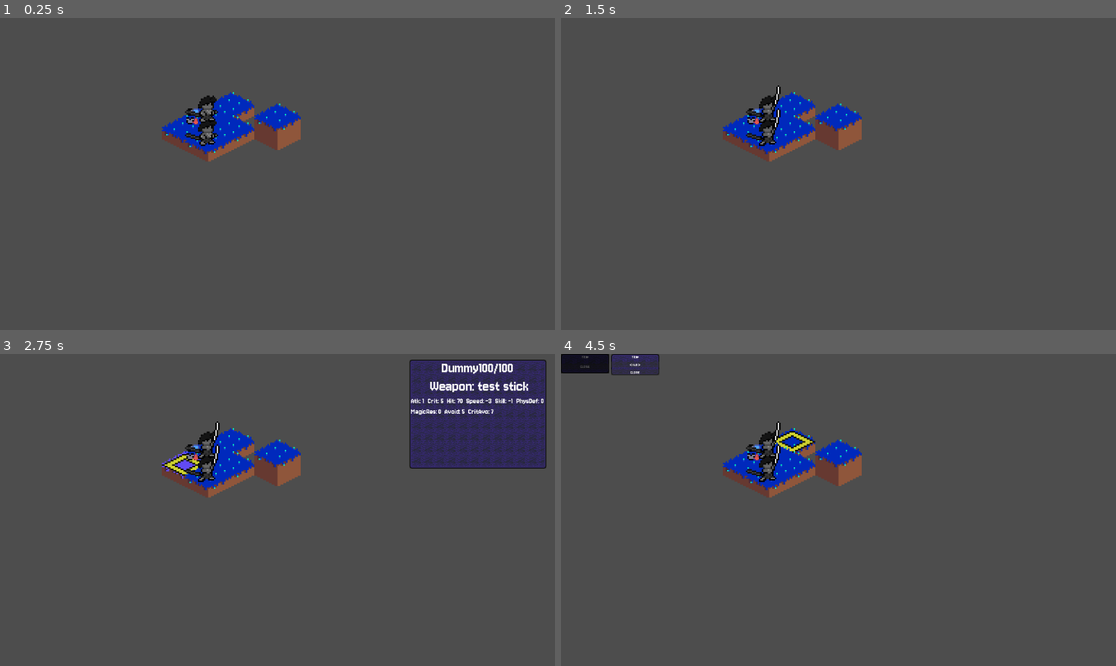
Above: before the commit, frames 1-4 (two rows, left to right).
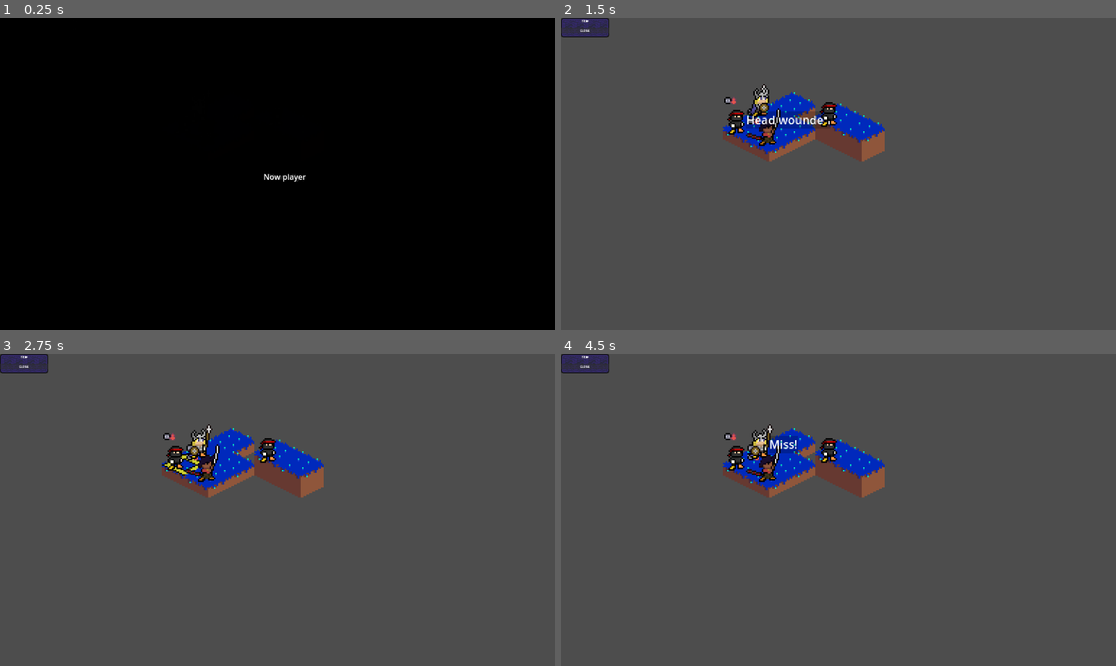
Above: after the commit, the same moments.

Repository: Puffe14/godot-breaker-srpg
Game: Godot game, scene res://nodes/main_gui.tscn
Two runs of this game, one before a commit and one after it. Both use one fixed random seed, a clock stepped at 60 frames per second and the inputs below. The project has no main scene, so this scene is started directly.
Inputs (mouse positions are in pixels of both pictures, inside the frame that each line leads up to):
- Up to frame 1 (0.25 s): no input
- Up to frame 2 (1.5 s): click (633, 27) at 0.5 s, where only the run after the commit has a clickable "<null>"; click (633, 27) at 1.25 s, where only the run after the commit has a clickable "<null>"
- Up to frame 3 (2.75 s): move the mouse to (183, 463) at 2.02 s; click (183, 463) at 2.1 s
- Up to frame 4 (4.5 s): move the mouse to (794, 441) at 2.77 s; click (794, 441) at 2.85 s; click "<null>" at 3.5 s; tap Enter at 4.25 s; move the mouse to (794, 441) at 4.27 s; click (794, 441) at 4.35 s

The runs differ from the first frame. In frame 1, 100% of the frame differs, in the area x 0-100%, y 0-100%; in frame 2, 2.8%; in frame 3, 11%; in frame 4, 3.2%.
Error in both runs: Invalid call. Nonexistent function 'has_method' in base 'Nil'. (res://nodes/menus/button_option.gd:20)

Commit message:
Added gray to moved tiles, fixed movement for test and main.

Diff:
--- a/nodes/fade_popup.tscn
+++ b/nodes/fade_popup.tscn
@@ -4,6 +4,7 @@
 
 [node name="Control" type="Control"]
 top_level = true
+z_index = 1984
 layout_mode = 3
 anchors_preset = 15
 anchor_right = 1.0
--- a/nodes/main_gui.tscn
+++ b/nodes/main_gui.tscn
@@ -10,7 +10,11 @@
 [ext_resource type="Resource" uid="uid://bie562w7q05je" path="res://resources/data/units/test_unit_c.tres" id="8_mvnht"]
 [ext_resource type="PackedScene" uid="uid://c73exgfedhbd7" path="res://nodes/menus/unit_container.tscn" id="9_4lkkm"]
 [ext_resource type="FontFile" uid="uid://b1q1y0wi884fk" path="res://resources/fonts/Jersey_10/Jersey10-Regular.ttf" id="9_qdy25"]
+[ext_resource type="SpriteFrames" uid="uid://duodoahfamvmo" path="res://resources/images/animation/cylna.tres" id="9_unew4"]
 [ext_resource type="PackedScene" uid="uid://d3leony1sl4j3" path="res://nodes/menus/tile_container.tscn" id="10_4lkkm"]
+[ext_resource type="Resource" uid="uid://ddf228rj1u2qe" path="res://resources/data/units/dummy_unit.tres" id="10_834jy"]
+[ext_resource type="SpriteFrames" uid="uid://bx864agjdymh1" path="res://resources/images/animation/ninja.tres" id="11_ex6rk"]
+[ext_resource type="Resource" uid="uid://clrx651vvcyce" path="res://resources/data/units/dummy2_unit.tres" id="12_yx44x"]
 
 [sub_resource type="Theme" id="Theme_mvnht"]
 default_font = ExtResource("9_qdy25")
@@ -39,7 +43,15 @@
 
 [node name="Node2D2" parent="UnitNodeList" instance=ExtResource("5_lw646")]
 unit = ExtResource("8_mvnht")
-frames = ExtResource("7_qdy25")
+frames = ExtResource("9_unew4")
+
+[node name="Node2D3" parent="UnitNodeList" instance=ExtResource("5_lw646")]
+unit = ExtResource("10_834jy")
+frames = ExtResource("11_ex6rk")
+
+[node name="Node2D4" parent="UnitNodeList" instance=ExtResource("5_lw646")]
+unit = ExtResource("12_yx44x")
+frames = ExtResource("11_ex6rk")
 
 [node name="HUD" type="Control" parent="."]
 layout_mode = 3
--- a/nodes/maps/tile_node.tscn
+++ b/nodes/maps/tile_node.tscn
@@ -7,6 +7,8 @@
 
 [sub_resource type="RectangleShape2D" id="RectangleShape2D_nvye0"]
 size = Vector2(16, 12)
+
+[sub_resource type="ShaderMaterial" id="ShaderMaterial_d0kgv"]
 
 [node name="TileNode" type="Node2D" groups=["tile"]]
 script = ExtResource("1_10ckc")
@@ -22,6 +24,7 @@
 
 [node name="MoveSprite" type="Sprite2D" parent="."]
 visible = false
+material = SubResource("ShaderMaterial_d0kgv")
 texture = ExtResource("3_d0kgv")
 
 [node name="TopSprite" type="Sprite2D" parent="."]
--- a/resources/data/characters/dummy.tres
+++ b/resources/data/characters/dummy.tres
@@ -8,6 +8,7 @@
 [sub_resource type="Resource" id="Resource_ywmxy"]
 script = ExtResource("4_uqm38")
 maxHp = 100
+move = 3
 metadata/_custom_type_script = "uid://cnirhagor250e"
 
 [resource]
--- a/resources/data/test_grid.tres
+++ b/resources/data/test_grid.tres
@@ -67,9 +67,19 @@
 occupiable = SubResource("Resource_ny7gg")
 metadata/_custom_type_script = "uid://ct50js1epx5n4"
 
+[sub_resource type="Resource" id="Resource_uom5a"]
+script = ExtResource("3_hgld7")
+metadata/_custom_type_script = "uid://mnt78qxjtldn"
+
+[sub_resource type="Resource" id="Resource_hgld7"]
+script = ExtResource("2_s1kq2")
+position = Vector3i(2, 3, 1)
+occupiable = SubResource("Resource_uom5a")
+metadata/_custom_type_script = "uid://ct50js1epx5n4"
+
 [resource]
 script = ExtResource("1_uom5a")
-tiles = Array[ExtResource("2_s1kq2")]([SubResource("Resource_82wo5"), SubResource("Resource_grtpj"), SubResource("Resource_pu50u"), SubResource("Resource_k0t0v"), SubResource("Resource_ghn50"), SubResource("Resource_0r4a4")])
-row = 3
-column = 3
+tiles = Array[ExtResource("2_s1kq2")]([SubResource("Resource_82wo5"), SubResource("Resource_grtpj"), SubResource("Resource_pu50u"), SubResource("Resource_k0t0v"), SubResource("Resource_ghn50"), SubResource("Resource_0r4a4"), SubResource("Resource_hgld7")])
+row = 4
+column = 4
 metadata/_custom_type_script = "uid://c7nwqx20hdnw2"
--- a/scripts/components/action/move.gd
+++ b/scripts/components/action/move.gd
@@ -12,5 +12,6 @@
 	field_map.moveTo(unit, location)
 	move.emit(location, unit, 0)
 	update.emit(unit, 0, false)
+	unit.moves()
 	print(unit," moves to ",location.position)
 	return explain
--- a/scripts/components/game/game.gd
+++ b/scripts/components/game/game.gd
@@ -44,11 +44,11 @@
 			occupant = occupiable.occupant
 
 	# If the character is selected again and it's not their turn
-	if occupiable and acting and acting.team!=turnOf:
+	if occupiable and acting and acting.team!=turnOf and false:
 		acting = null
 	# If the character is selected again during the turn
 	elif occupiable and acting and acting == occupant:
-		selected.emit(availableActions(acting))
+		selected.emit(availableActions(acting, !acting.moved))
 	# Beat-em-up with current weapon
 		#case o: Occupiable if target.nonEmpty && !acting.forall(_.turnOver) && targetInRangeOfActor =>
 		#attack()
@@ -59,7 +59,11 @@
 	elif occupiable and acting:
 		#unitToTile(o)
 		if currentMap.movementRangeTiles(acting).has(tile):
-			move_to(acting, tile)
+			if !acting.moved:
+				move_to(acting, tile)
+			else:
+				print("cant move!!!")
+
 	# Select a new acting unit
 	elif occupiable:
 		acting = occupant
@@ -197,10 +201,11 @@
 		if currentMap.player != player:
 			place_player()
 			change_turn.emit()
-#		currentMap.clearDead()
+		currentMap.clearDead()
 		currentTurn = currentMap.turnNumber
 		add_array_to_queue(currentMap.eventCheck())
 	groupsWithTurn = currentMap.groups().filter(func(n): return n.side==turnOf)
+	for g in groupsWithTurn: g.changeSide(turnOf)
 
 	# If the AI has no groups to control yet, give them all to the AI so it can handle them
 	if queue.is_empty() and turnOf!=Units.Team.Player:
--- a/scripts/components/maps/field_map.gd
+++ b/scripts/components/maps/field_map.gd
@@ -69,7 +69,7 @@
 			former.occupiable.removeOccupant()
 		# add to new target tile
 		target.occupiable.addOccupant(unit)
-		if target.interactible and target.interactible.containsSoul() && unit.canTakeSouls():
+		if target.interactible and target.interactible.soul && unit.canTakeSouls():
 			target.interactible.spendSoul()
 			unit.weapon.fix_full()
 	else: print(target," cannot be occupied")
--- a/scripts/components/tiles/interactible.gd
+++ b/scripts/components/tiles/interactible.gd
@@ -4,16 +4,16 @@
 @export var soul: bool = false
 
 func _init(_loot: Inventory, _hasSoul: bool) -> void:
-    loot = _loot
-    soul = _hasSoul
+	loot = _loot
+	soul = _hasSoul
 
 func consumeSoul() -> void:
-    soul = false
+	soul = false
 
 func setLoot(newLoot: Inventory):
-    loot = newLoot
+	loot = newLoot
 
 func takeLoot() -> Inventory:
-    var tempO = loot
-    loot = null
-    return tempO
+	var tempO = loot
+	loot = null
+	return tempO
--- a/scripts/components/units/units.gd
+++ b/scripts/components/units/units.gd
@@ -280,7 +280,7 @@
 	return inventory.equippedWeapon() != null and inventory.equippedWeapon().intact()
 
 func shortInfo() -> String:
-	return character.myName + str(HP())+"/"+str(MaxHP())+"\n" + " Weapon: "+ inventory.equippedWeapon().name
+	return character.myName + " " + str(HP())+"/"+str(MaxHP())+"\n" + " Weapon: "+ inventory.equippedWeapon().name
 
 func hpMhp() -> String: return str(HP())+"/"+str(MaxHP())
 func lvl() -> int: return character.level
--- a/scripts/ui/main_gui.gd
+++ b/scripts/ui/main_gui.gd
@@ -3,6 +3,7 @@
 @export var map: MapNode = null
 @export var game: Game = null
 var popup_text: PackedScene = preload("res://nodes/popup_text.tscn")
+var fade_msg: PackedScene = preload("res://nodes/fade_popup.tscn")
 var pre_button_menu = preload("res://nodes/menus/button_menu.tscn")
 var unit_node: PackedScene = preload("res://nodes/unit_node.tscn")
 @export var hud_node: Control = null
@@ -20,28 +21,37 @@
 	map.draw_tiles(map.direction)
 	draw_and_set_tiles()
 
-var set = false
+
 func _process(_delta):
 	game.currentMap = map.field_map
 	if !game.update.is_connected(on_game_update):
 		game.update.connect(on_game_update)
-	#if !set:
-	#	set = true
+	if !game.change_turn.is_connected(on_change_turn):
+		game.change_turn.connect(on_change_turn)
+	# set the nodes and tiles
 	map.set_tiles_in_nodes()
 	connect_tile_nodes()
 	show_movement_range()
 	make_unit_nodes()
 	if game.queue.is_empty():
+		print("turn of ",game.turn_of_dict[game.turnOf], " (",game.turnOf,")")
 		game.handle_turn()
 		return
 	var current_action: Action = game.queue.pop_front()
-	current_action.animate.connect(animate)
-	current_action.move.connect(move)
+	if current_action:
+		current_action.animate.connect(animate)
+		current_action.move.connect(move_to_tile)
+		current_action.play()
+		#hide move range
+		game.deSelect()
+		show_movement_range()
 	#await current_action.stop
 
 ### UNIT NODE HANDLING ###
 
 func animate(animation: String, unit: Units, delay: float, msg: String = ""):
+	if msg=="Wait":
+		update_unit_node(unit, delay, true)
 	for u in get_tree().get_nodes_in_group("unit"):
 		if u.unit == unit:
 			u.play_animation(animation, delay, msg)
@@ -53,7 +63,13 @@
 
 func move_to_tile(location: Tile, unit: Units, delay: float):
 	var pos = map.tile_translated_to_v2(location)
+	print("moving to tile "+str(location.position))
 	move(pos, unit, location.position.z, delay)
+
+func update_unit_node(unit: Units, delay: float, dim: bool):
+	for u in get_tree().get_nodes_in_group("unit"):
+		if u.unit == unit:
+			u.on_update(delay, dim)
 
 ### TILE NODE HANDING ###
 
@@ -74,7 +90,7 @@
 	for i: Tile in map.field_map.movementRangeTiles(game.acting):
 		var node = map.get_child_at_v3(i.position)
 		if node:
-			node.show_move_sprite(true)
+			node.show_move_sprite(true, !game.acting.moved)
 
 func draw_and_set_tiles():
 	map.draw_tiles(map.direction)
@@ -88,6 +104,7 @@
 		var menu = pre_button_menu.instantiate()
 		menu.game = game
 		menu.new_menu([game.acting])
+		show_movement_range()
 		menu_node.add_child(menu)
 	elif game.target:
 		var menu = pre_button_menu.instantiate()
@@ -110,3 +127,14 @@
 			var new_unit_node = unit_node.instantiate()
 			new_unit_node.unit = unit
 			unit_list_node.add_child(new_unit_node)
+
+func on_change_turn():
+	for u: UnitNode in get_tree().get_nodes_in_group("unit"):
+		u.on_update(1, true)
+	# inform whose turn it is now
+	var msg: String = ""
+	if game:
+		msg = "Now " + game.turn_of_dict[game.turnOf]
+	var msg_node = fade_msg.instantiate()
+	msg_node.create(msg)
+	add_child(msg_node)
--- a/scripts/ui/test_menu.gd
+++ b/scripts/ui/test_menu.gd
@@ -19,6 +19,7 @@
 		#await get_tree().create_timer(1).timeout
 		if current_action:
 			current_action.play()
+			game.deSelect()
 	$Control/TurnLabel.text = game.turn_of_dict[game.turnOf]
 
 
@@ -67,7 +68,7 @@
 	for i: Tile in map.field_map.movementRangeTiles(game.acting):
 		var node = map.get_child_at_v3(i.position)
 		if node:
-			node.show_move_sprite(true)
+			node.show_move_sprite(true, !game.acting.moved)
 
 func update_unit_node(unit: Units, delay: float, dim: bool):
 	for u in get_tree().get_nodes_in_group("unit"):
@@ -105,7 +106,8 @@
 	menu.game = game
 	menu.user = game.acting
 	print("show menus for ", menu.user)
-	menu.new_menu(game.availableActions(game.acting, true))
+	if game.acting:
+		menu.new_menu(game.availableActions(game.acting, !game.acting.moved))
 	$Control/Label.text = str(game.acting)
 	for i in $Control/MenuControl.get_children():
 		i.queue_free()
--- a/scripts/ui/tile_node.gd
+++ b/scripts/ui/tile_node.gd
@@ -2,6 +2,7 @@
 
 @export var tile = null
 @export var texture = "field_bluegrass"
+@export var shader: Shader = preload("res://resources/shaders/gray.gdshader")
 var unit_node = preload("res://nodes/unit_node.tscn")
 
 signal selected_tile(t:Tile)
@@ -29,8 +30,12 @@
 func _on_area_2d_mouse_exited() -> void:
 	$TopSprite.visible = false
 
-func show_move_sprite(move_visibility: bool):
+func show_move_sprite(move_visibility: bool, can_move: bool = true):
 	$MoveSprite.visible = move_visibility
+	if !can_move:
+		$MoveSprite.material.shader = shader
+	else:
+		$MoveSprite.material.shader = null
 
 func on_selected():
 	selected_tile.emit(tile)
@@ -41,6 +46,7 @@
 			print('clicked!'+str(tile.position))
 			if tile.occupiable:
 				print("  occupant ", tile.occupiable.occupant)
+				if tile.occupiable.occupant: print(" (",tile.occupiable.occupant.team,")")
 		else:
 			print('not connected!')
 		on_selected()
Not shown: 1 places in nodes/main_gui.tscn that only renumber resources
Not shown: 1 places in nodes/maps/tile_node.tscn that only renumber resources
Not shown: 1 places in resources/data/test_grid.tres that only renumber resources
Not shown: 1 places in resources/data/units/dummy_unit.tres that only renumber resources
Not shown: 1 places in resources/data/units/test_unit_l.tres that only renumber resources
